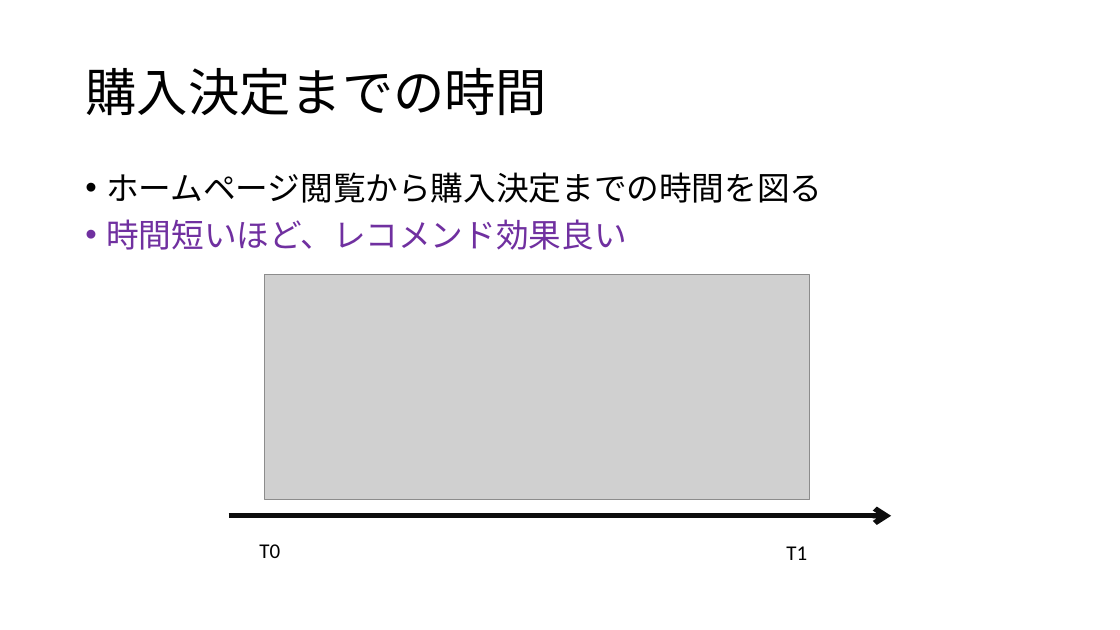
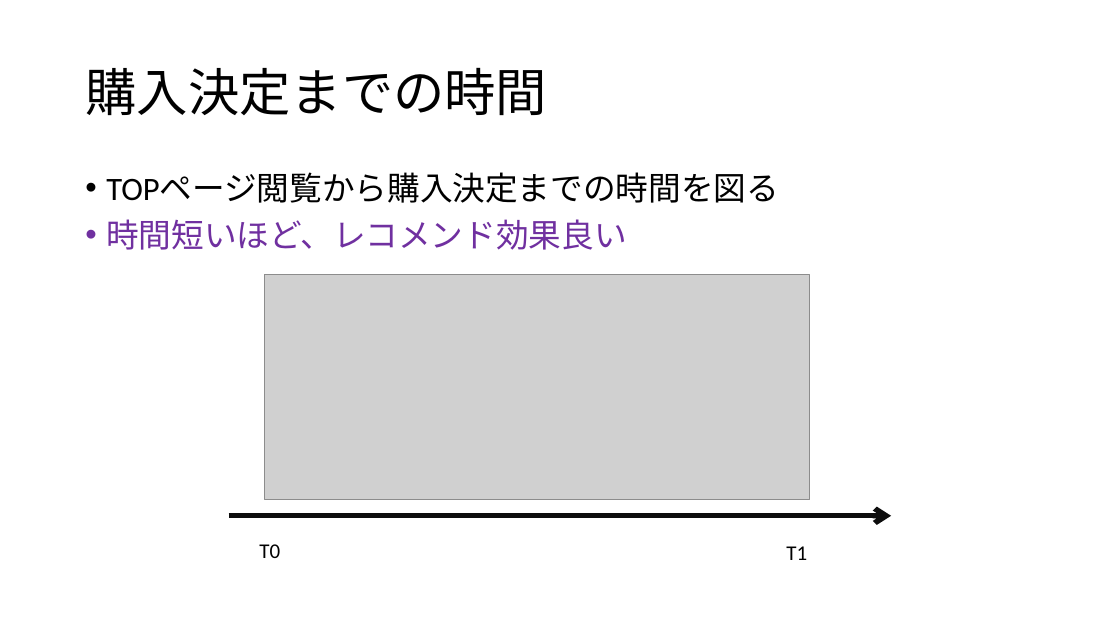
Before and after one commit to we333/m2_paper, a slide deck: slide 8 of ユーザーテスト設計.pptx. Drawn at 1120x630 pixels with LibreOffice and Linux fonts; fonts in the diff are those of the drawing; grey boxes stand for pictures. Boxes give left, top, right and bottom in pixels: in the first picture for what was removed or moved away, otherwise in the second. Text is boxed around its words. In the diff, an @@ line names an element or a change of style, - is before the commit and + after.

```diff
--- a/ユーザーテスト設計.pptx
+++ b/ユーザーテスト設計.pptx
@@ text at [106, 173, 779, 203]: text changed @@
-• ホームページ閲覧から購入決定までの時間を図る
+• TOPページ閲覧から購入決定までの時間を図る
```
Also in this commit, not shown: 2 other slides changed, 2 other files.
